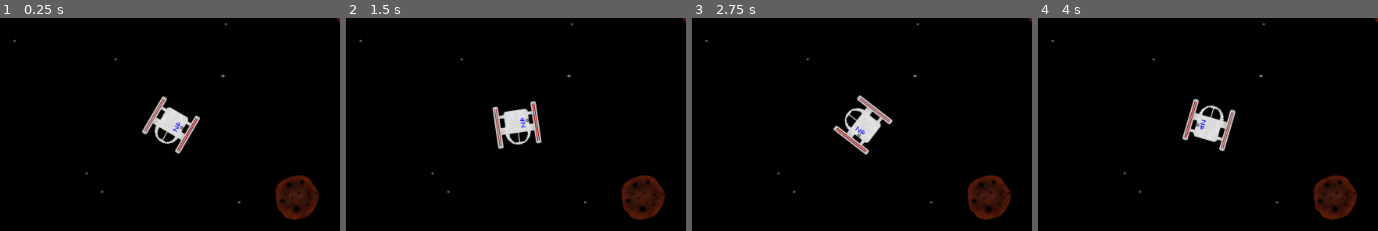
Above: before the commit, frames 1-4 (left to right).
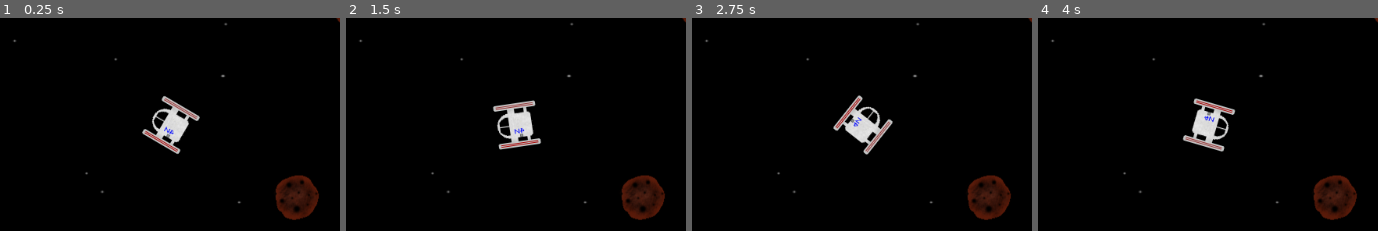
Above: after the commit, the same moments.

Repository: FullCloakStudios/Tantam-Locus
Game: Godot game, scene res://Levels/World.tscn
Two runs of this game, one before a commit and one after it. Both use one fixed random seed, a clock stepped at 60 frames per second and the inputs below.
Inputs (mouse positions are % of the whole screen's width and height, from its top left):
- Up to frame 1 (0.25 s): no input
- Up to frame 2 (1.5 s): tap Enter at 0.5 s; move the mouse to (78, 43) at 0.52 s; click (78, 43) at 0.67 s; tap Space at 1.25 s; move the mouse to (29, 54) at 1.27 s; click (29, 54) at 1.42 s
- Up to frame 3 (2.75 s): tap Enter at 2 s; move the mouse to (64, 24) at 2.02 s; click (64, 24) at 2.17 s
- Up to frame 4 (4 s): tap Space at 2.75 s; move the mouse to (46, 70) at 2.77 s; click (46, 70) at 2.92 s; tap Enter at 3.5 s; move the mouse to (87, 65) at 3.52 s; click (87, 65) at 3.67 s
The pictures show only the part of the screen within x 27-77%, y 23-73%; the shares and areas given below are measured in that part.

The runs differ from the first frame. In frame 1, 2.0% of the frame differs, in the area x 41-59%, y 36-64%; in frame 2, 2.0%; in frame 3, 2.0%; in frame 4, 2.0%, in the area x 42-59%, y 37-63%.

Commit message:
Fixed Ship Rotate

Diff:
--- a/Project Files/Prefabs/Player.tscn
+++ b/Project Files/Prefabs/Player.tscn
@@ -23,7 +23,6 @@
 
 scale = Vector2( 5, 5 )
 shape = SubResource( 1 )
-disabled = true
 _sections_unfolded = [ "Transform" ]
 
 [node name="Camera2D" type="Camera2D" parent="."]
--- a/Project Files/Scripts/Bullet.gd
+++ b/Project Files/Scripts/Bullet.gd
@@ -8,7 +8,6 @@
 
 func _on_collision(value):
 	var collider = value.get_parent()
-	print(collider.get_script() == "res://Scripts/PureHealth.gd")
 	if(collider.get_script() == "res://Scripts/PureHealth.gd"):
 		collider.get_script().health =- damage
 	get_node(".").free()
--- a/Project Files/Scripts/PlayerShip.gd
+++ b/Project Files/Scripts/PlayerShip.gd
@@ -23,9 +23,7 @@
 	move_and_slide(-motion)
 
 func _process(delta):
-	var mpos = get_global_mouse_position()
-	mpos = mpos
-	look_at(mpos)
+	get_node(".").rotation = ( get_node(".").position.angle_to_point( get_global_mouse_position() ) + deg2rad(-90) )
 
 	if(Input.is_mouse_button_pressed(BUTTON_RIGHT)):
 		var scene = load(gunfire)
